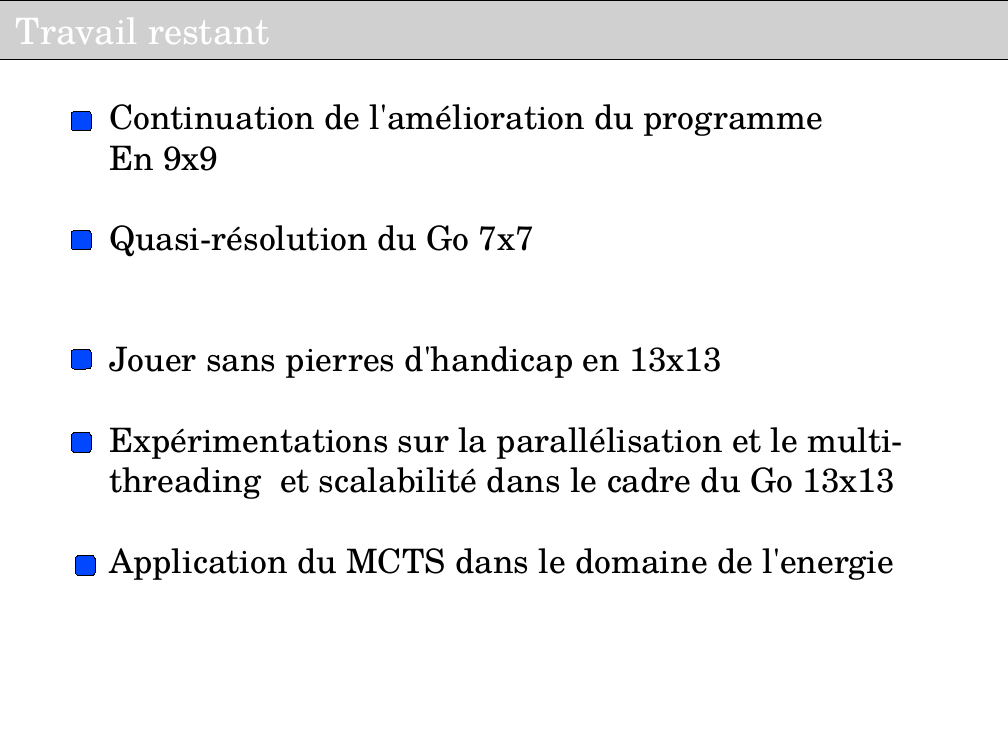
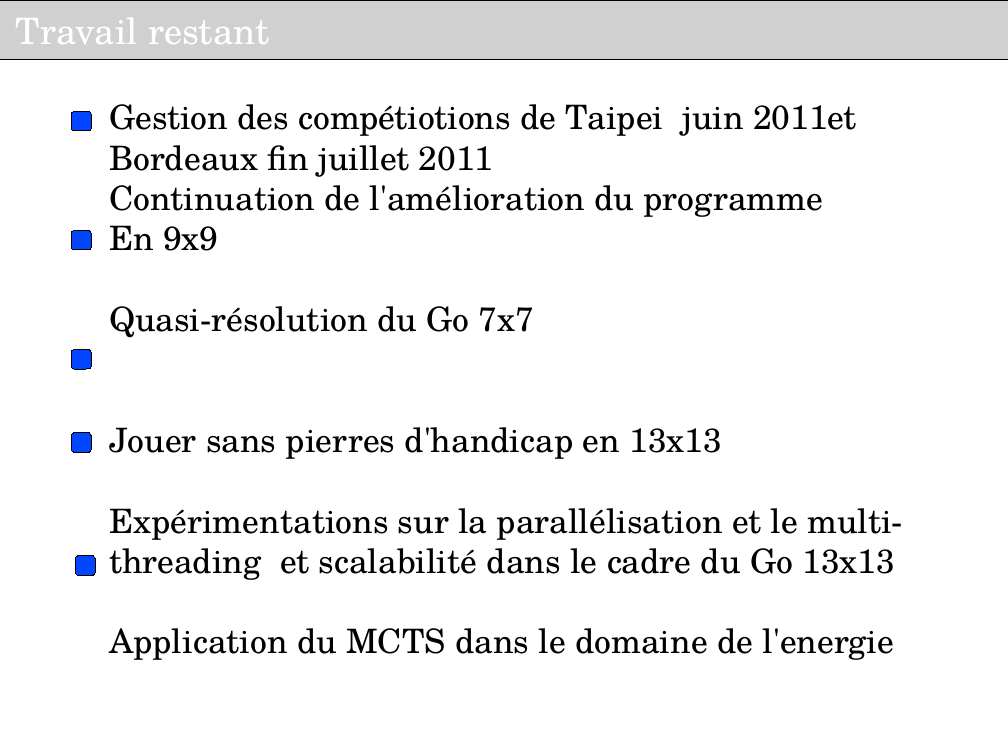
Before and after one commit to haspeleo/Android-Dev, a slide deck: slide 15 of MCTS/Soutenance_INRIA_V2.odp. Drawn at 1008x756 pixels with LibreOffice and Linux fonts; fonts in the diff are those of the drawing; grey boxes stand for pictures; background and template pictures are left out. Boxes give left, top, right and bottom in pixels: in the first picture for what was removed or moved away, otherwise in the second. Text is boxed around its words. In the diff, an @@ line names an element or a change of style, - is before the commit and + after.

```diff
--- a/MCTS/Soutenance_INRIA_V2.odp
+++ b/MCTS/Soutenance_INRIA_V2.odp
@@ text at (x1=109, y1=104, x2=857, y2=177): paragraph added @@
+Gestion des compétiotions de Taipei juin 2011et Bordeaux fin juillet 2011
```
Also in this commit, not shown: 2 other slides changed, 1 slide added, 1 slide removed.
